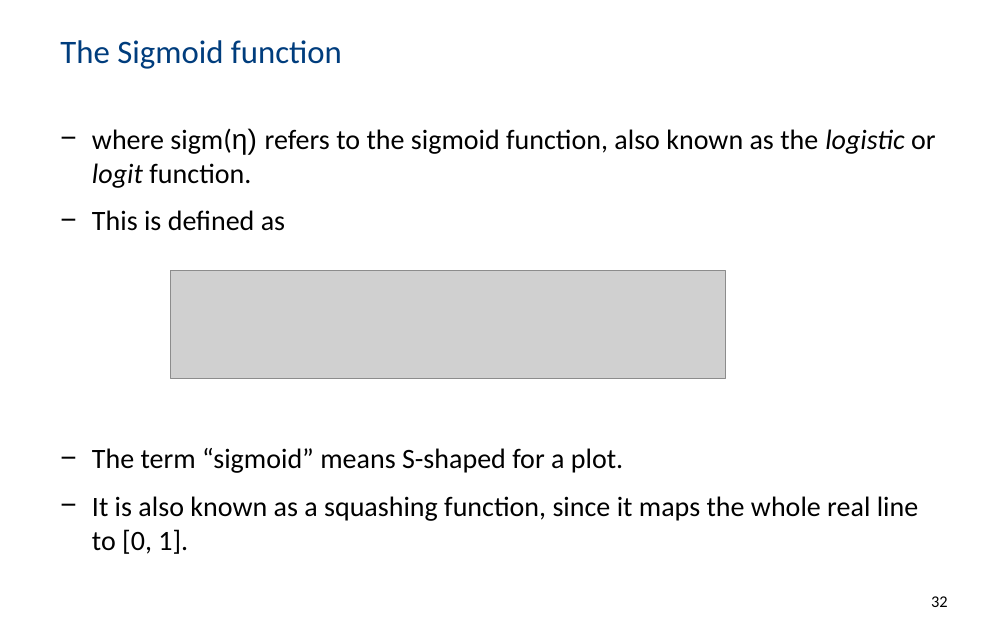
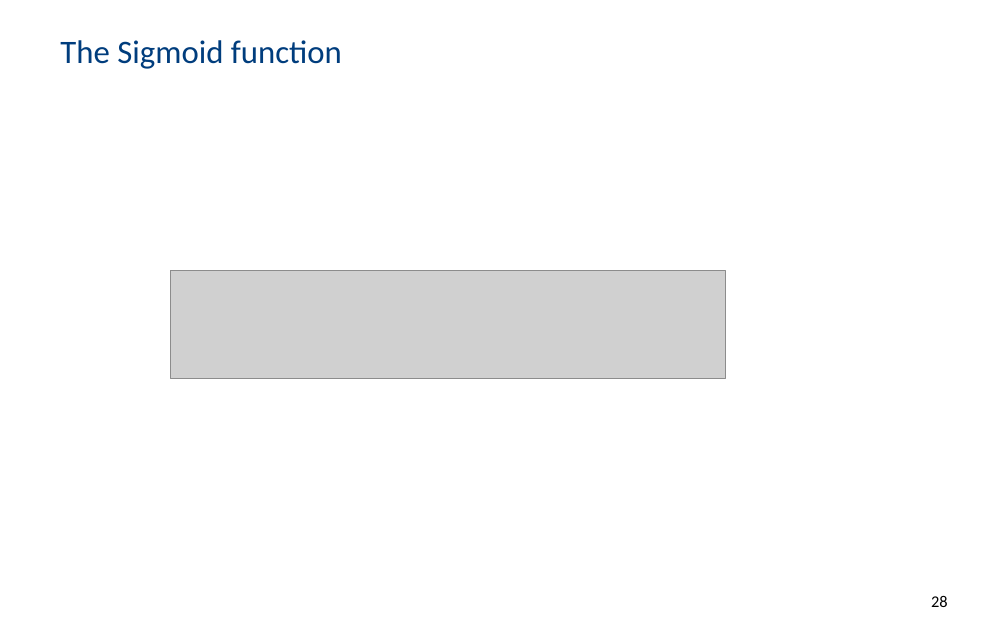
Before and after one commit to PBarnaghi/ML4NS, a slide deck: slide 28 of 02- Regression models and linear prediction/ML4NuerScience_Linear_models.pptx (slide 32 before the commit). Drawn at 1008x630 pixels with LibreOffice and Linux fonts; fonts in the diff are those of the drawing; grey boxes stand for pictures; background and template pictures are left out. Boxes give left, top, right and bottom in pixels: in the first picture for what was removed or moved away, otherwise in the second. Text is boxed around its words. In the diff, an @@ line names an element or a change of style, - is before the commit and + after.

```diff
--- a/02- Regression models and linear prediction/ML4NuerScience_Linear_models.pptx
+++ b/02- Regression models and linear prediction/ML4NuerScience_Linear_models.pptx
@@ text removed at [92, 128, 936, 554] @@
-− where sigm(η) refers to the sigmoid function, also known as the logistic or logit function.
-− This is defined as
-− The term “sigmoid” means S-shaped for a plot.
-− It is also known as a squashing function, since it maps the whole real line to [0, 1].
@@ page number at [931, 596, 948, 607]: text changed @@
-32
+28
```
Also in this commit, not shown: 13 other slides changed, 2 slides added, 1 slide removed, 1 other file.
